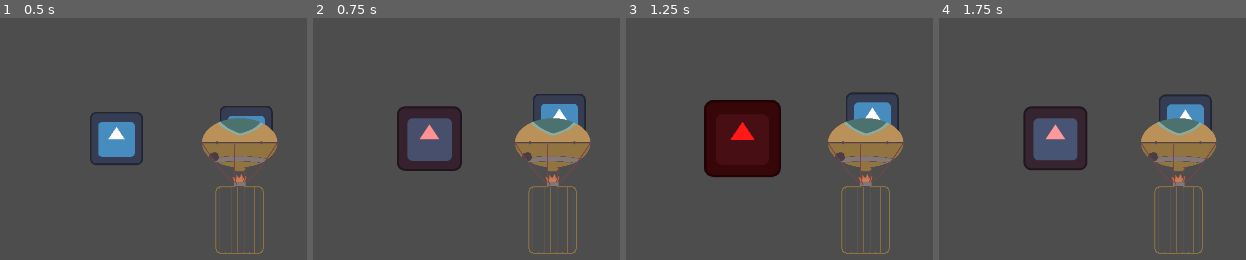
Above: before the commit, frames 1-4 (left to right).
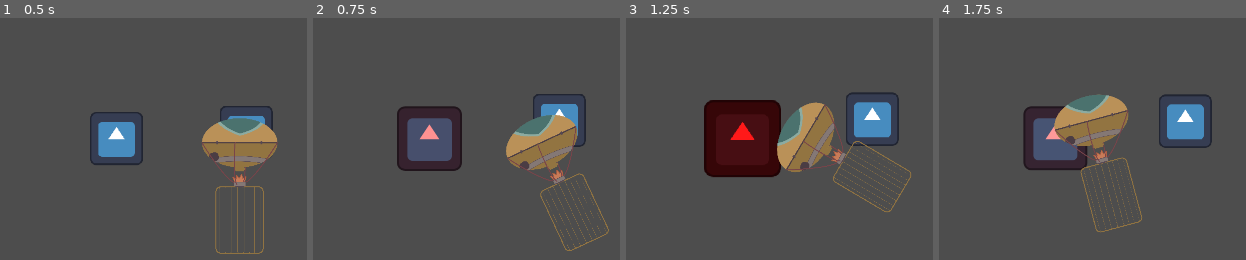
Above: after the commit, the same moments.

Repository: panorb/ludum-dare-53
Game: Godot game, scene res://world.tscn
Same seed, same stepped clock (60 frames per second), same inputs: the game is played once before the commit and once after it. The engine's default icon, where the game draws it, is replaced by a stand-in: a white triangle on a blue panel in a dark square.
Inputs (mouse positions are in pixels of both pictures, inside the frame that each line leads up to):
- Up to frame 1 (0.5 s): no input
- Up to frame 2 (0.75 s): tap Enter (ui_accept) at 0.5 s; move the mouse to (outside the picture) at 0.52 s; press the mouse at (outside the picture) at 0.53 s
- Up to frame 3 (1.25 s): tap Enter (ui_accept) at 0.77 s
- Up to frame 4 (1.75 s): move the mouse to (outside the picture) at 1.27 s; release the mouse at (outside the picture) at 1.28 s; click (outside the picture) at 1.35 s; tap Enter (ui_accept) at 1.52 s

Frame 1 is identical in both runs. In frame 2, 4.8% of the frame differs, in the area x 62-97%, y 40-98%; in frame 3, 8.7%; in frame 4, 9.3%, in the area x 37-91%, y 31-98%.
Error before the commit: Parse Error: Used space character for indentation instead of tab as used before in the file. (res://game/balloon/balloon.gd:40)

Commit message:
Fix indentation

Diff:
--- a/godot/game/balloon/balloon.gd
+++ b/godot/game/balloon/balloon.gd
@@ -38,7 +38,7 @@
 
 
 func reset_outside_position():
-        position.x = max(50, position.x)
+	position.x = max(50, position.x)
 	position.x = min(1800, position.x)
 
 	position.y = max(50, position.y)
